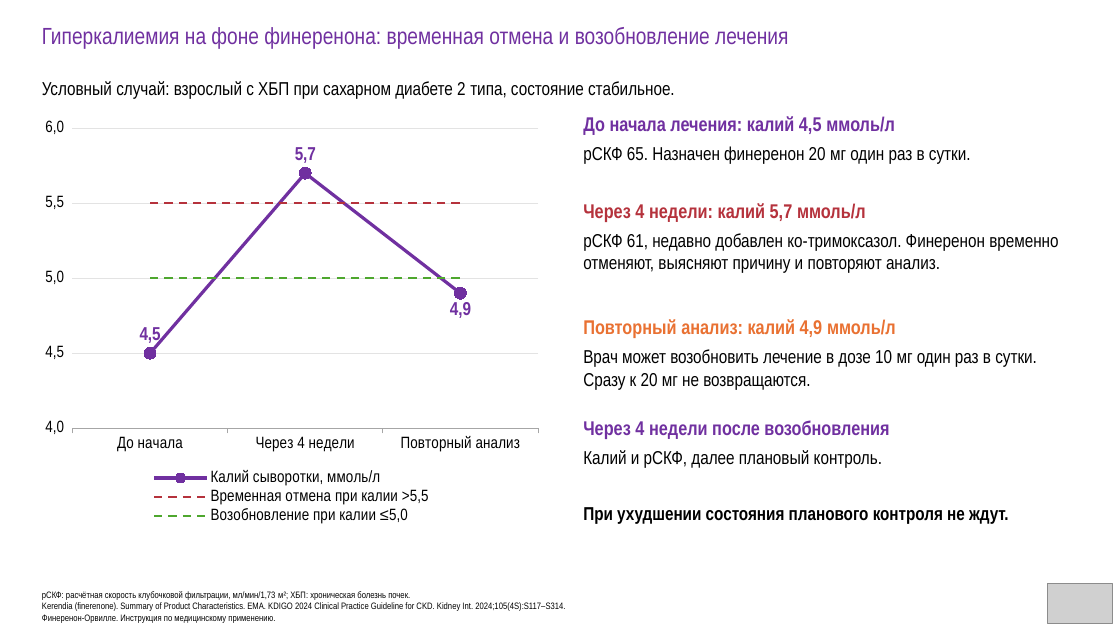
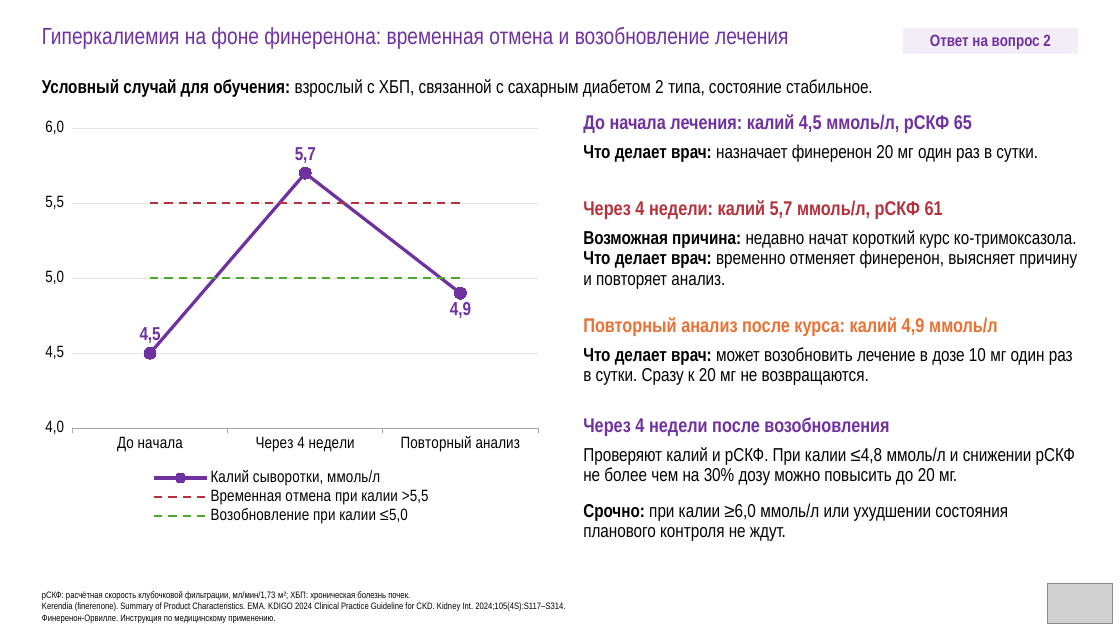
Before and after one commit to drabdulbosit1-eng/my-test-cloud, a slide deck: slide 37 of finerenone/Finerenone_Levin_reviewed.pptx (slide 35 before the commit). Drawn at 1120x630 pixels with LibreOffice and Linux fonts; fonts in the diff are those of the drawing; grey boxes stand for pictures. Boxes give left, top, right and bottom in pixels: in the first picture for what was removed or moved away, otherwise in the second. Text is boxed around its words. In the diff, an @@ line names an element or a change of style, - is before the commit and + after.

```diff
--- a/finerenone/Finerenone_Levin_reviewed.pptx
+++ b/finerenone/Finerenone_Levin_reviewed.pptx
@@ rectangle added at (x1=903, y1=28, x2=1078, y2=54), fill #F3EDF8, 14 pt, text #7030A0, bold @@
+Ответ на вопрос 2
@@ text at (x1=42, y1=79, x2=873, y2=97): text changed @@
-Условный случай: взрослый с ХБП при сахарном диабете 2 типа, состояние стабильное.
+Условный случай для обучения: взрослый с ХБП, связанной с сахарным диабетом 2 типа, состояние стабильное.
@@ text at (x1=583, y1=114, x2=972, y2=133): text changed @@
-До начала лечения: калий 4,5 ммоль/л
+До начала лечения: калий 4,5 ммоль/л, рСКФ 65
@@ text at (x1=583, y1=144, x2=1038, y2=162): text changed @@
-рСКФ 65. Назначен финеренон 20 мг один раз в сутки.
+Что делает врач: назначает финеренон 20 мг один раз в сутки.
@@ text at (x1=583, y1=200, x2=943, y2=219): text changed @@
-Через 4 недели: калий 5,7 ммоль/л
+Через 4 недели: калий 5,7 ммоль/л, рСКФ 61
@@ text at (x1=583, y1=230, x2=1077, y2=289): text changed @@
-рСКФ 61, недавно добавлен ко-тримоксазол. Финеренон временно отменяют, выясняют причину и повторяют анализ.
+Возможная причина: недавно начат короткий курс ко-тримоксазола.
+Что делает врач: временно отменяет финеренон, выясняет причину и повторяет анализ.
@@ text at (x1=583, y1=317, x2=998, y2=336): text changed @@
-Повторный анализ: калий 4,9 ммоль/л
+Повторный анализ после курса: калий 4,9 ммоль/л
@@ text at (x1=583, y1=347, x2=1073, y2=385): text changed @@
-Врач может возобновить лечение в дозе 10 мг один раз в сутки. Сразу к 20 мг не возвращаются.
+Что делает врач: может возобновить лечение в дозе 10 мг один раз в сутки. Сразу к 20 мг не возвращаются.
@@ text "Через 4 недели после возобновления" at (x1=583, y1=417, x2=889, y2=436): line spacing 1 to 0.9 @@
@@ text at (x1=583, y1=447, x2=1075, y2=485): text changed @@
-Калий и рСКФ, далее плановый контроль.
+Проверяют калий и рСКФ. При калии ≤4,8 ммоль/л и снижении рСКФ не более чем на 30% дозу можно повысить до 20 мг.
@@ text at (x1=583, y1=503, x2=1008, y2=541): text changed; bold off @@
-При ухудшении состояния планового контроля не ждут.
+Срочно: при калии ≥6,0 ммоль/л или ухудшении состояния планового контроля не ждут.
```
Also in this commit, not shown: 45 other slides changed, 2 slides added, 1 slide removed, 1 other file.
